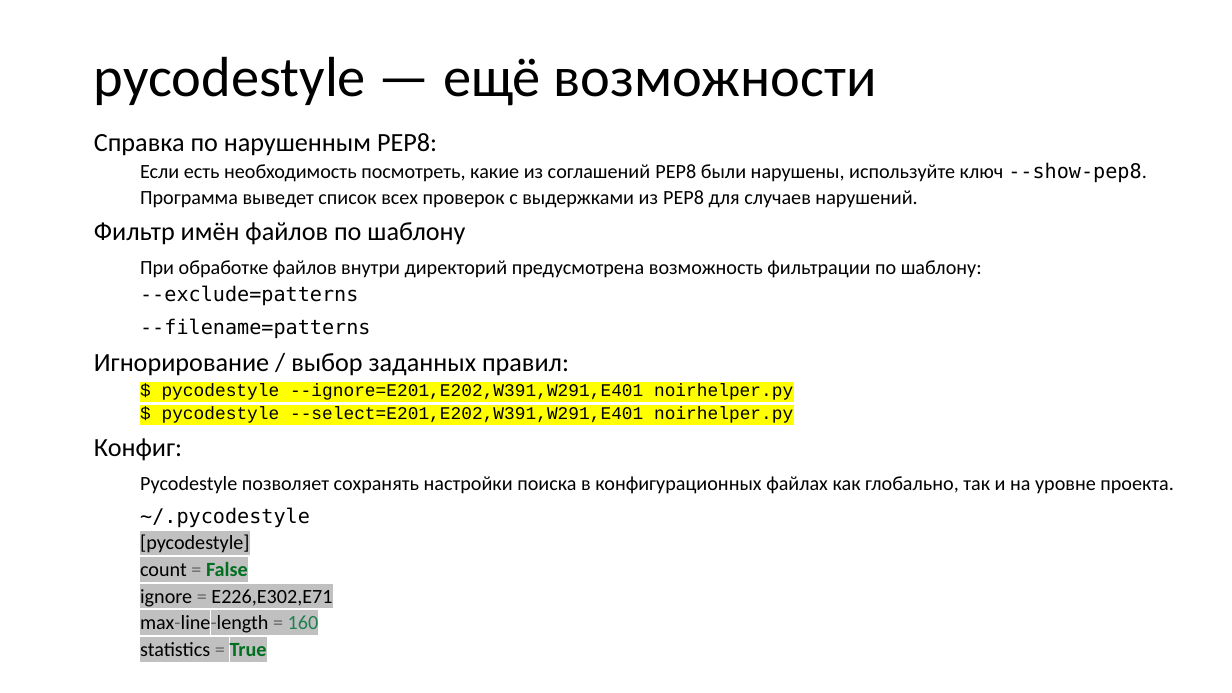
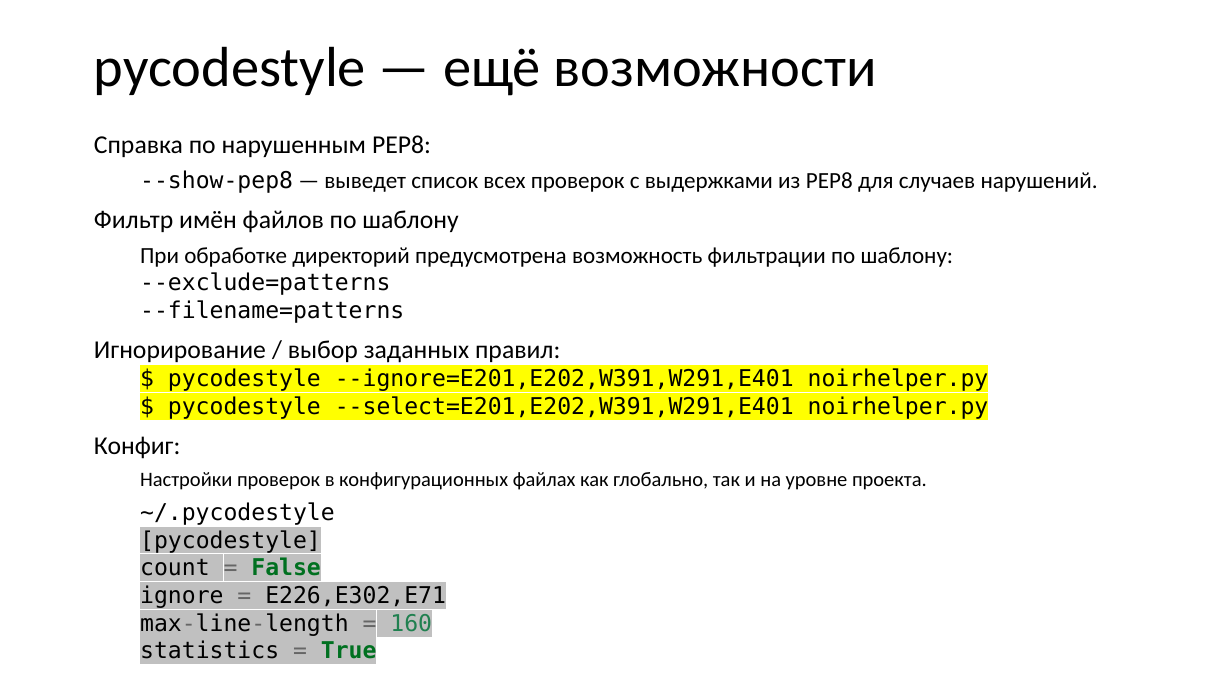
Before and after one commit to xtrueman/prog_instruments, a slide deck: slide 21 of presentations/StaticAnalysers.pptx (slide 19 before the commit). Drawn at 1232x693 pixels with LibreOffice and Linux fonts; fonts in the diff are those of the drawing. Boxes give left, top, right and bottom in pixels: in the first picture for what was removed or moved away, otherwise in the second. Text is boxed around its words. In the diff, an @@ line names an element or a change of style, - is before the commit and + after.

```diff
--- a/presentations/StaticAnalysers.pptx
+++ b/presentations/StaticAnalysers.pptx
@@ title "pycodestyle — ещё возможности": place and size @@
-title "pycodestyle — ещё возможности" at [94,56,877,106]
+title "pycodestyle — ещё возможности" at [94,46,877,96]
@@ text at [94,135,989,664]: size 20.4 to 20 pt in "Справка по нарушенным PEP8:", "Фильтр имён файлов по шаблону", "Игнорирование / выбор заданных правил:", "Конфиг:"; size 13.9 to 18 pt, font Courier New to DejaVu Sans Mono in "$ pycodestyle --ignore=E201,E202,W391,W291,E401 noirhelper.p ...", "$ pycodestyle --select=E201,E202,W391,W291,E401 noirhelper.p ..."; size 15.7 to 18 pt in "~/.pycodestyle [pycodestyle] count = False ignore = ..."; font Calibri to DejaVu Sans Mono in "[pycodestyle] count = False ignore = E226,E302,E71 ..."; line spacing 0.8 to 0.9; line spacing 0.8 to 1; less space between paragraphs; line spacing 1.1 to 1 @@
@@ text at [140,170,1098,193]: text changed; size 15.7 to 18 pt @@
-  Если есть необходимость посмотреть, какие из соглашений PEP8 были нарушены, используйте ключ --show-pep8.
-  Программа выведет список всех проверок с выдержками из PEP8 для случаев нарушений.
+  --show-pep8 — выведет список всех проверок с выдержками из PEP8 для случаев нарушений.
@@ text at [140,247,954,323]: text changed; size 15.7 to 18 pt @@
-  При обработке файлов внутри директорий предусмотрена возможность фильтрации по шаблону:
-  --exclude=patterns
-  --filename=patterns
+  При обработке директорий предусмотрена возможность фильтрации по шаблону:
+  --exclude=patterns
+  --filename=patterns
@@ text at [140,472,927,490]: text changed; size 15.7 to 16 pt @@
-  Pycodestyle позволяет сохранять настройки поиска в конфигурационных файлах как глобально, так и на уровне проекта.
+  Настройки проверок в конфигурационных файлах как глобально, так и на уровне проекта.
```
Also in this commit, not shown: 41 other slides changed, 12 slides added, 2 slides removed.
